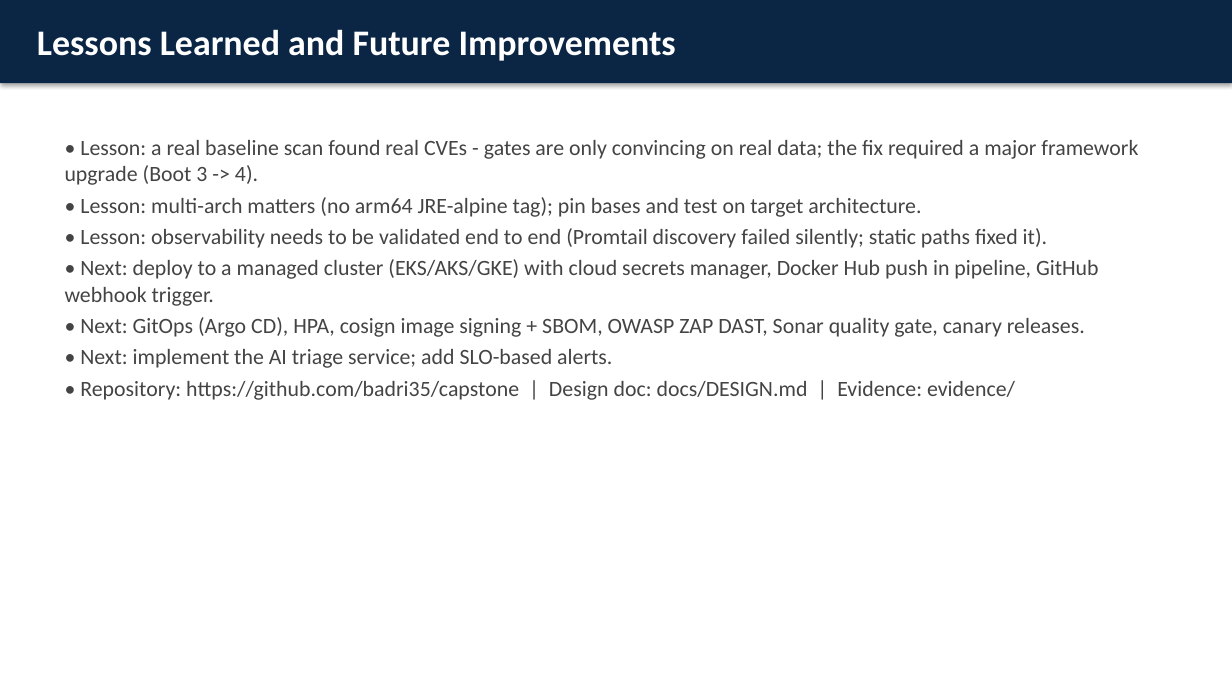
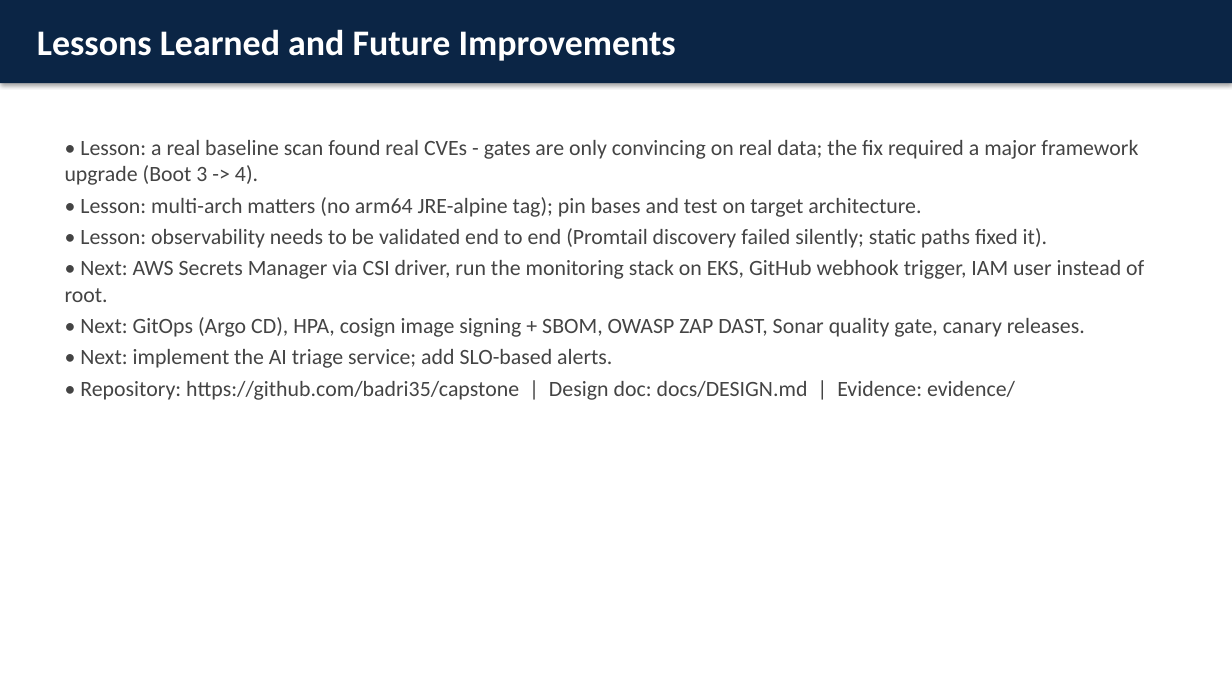
Before and after one commit to badri35/capstone, a slide deck: slide 10 of FinSecure-Pay-Capstone.pptx. Drawn at 1232x693 pixels with LibreOffice and Linux fonts; fonts in the diff are those of the drawing. Boxes give left, top, right and bottom in pixels: in the first picture for what was removed or moved away, otherwise in the second. Text is boxed around its words. In the diff, an @@ line names an element or a change of style, - is before the commit and + after.

Commit message:
docs: EKS deployment evidence, screenshots and refreshed deck

```diff
--- a/FinSecure-Pay-Capstone.pptx
+++ b/FinSecure-Pay-Capstone.pptx
@@ text at [65,260,1144,302]: text changed @@
-• Next: deploy to a managed cluster (EKS/AKS/GKE) with cloud secrets manager, Docker Hub push in pipeline, GitHub webhook trigger.
+• Next: AWS Secrets Manager via CSI driver, run the monitoring stack on EKS, GitHub webhook trigger, IAM user instead of root.
```
Also in this commit, not shown: 4 other slides changed, 8 other files.
